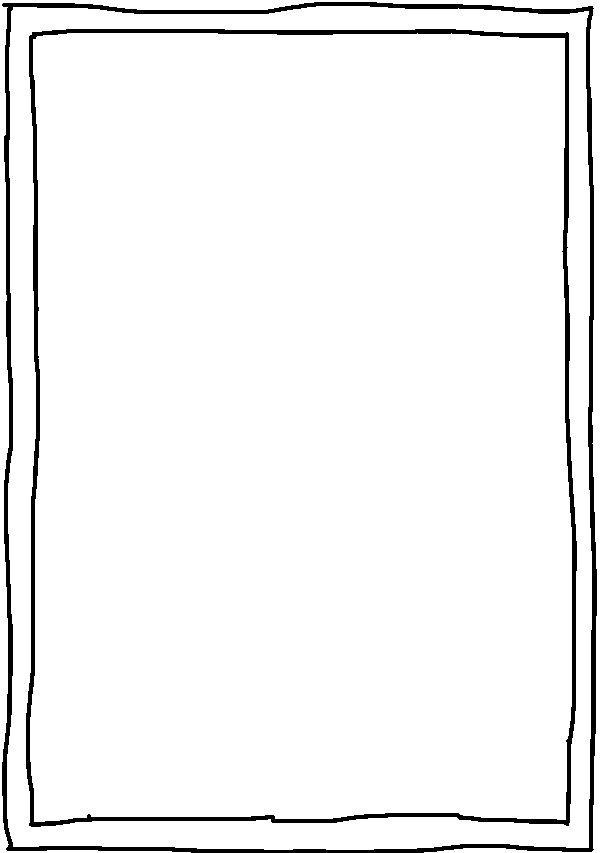
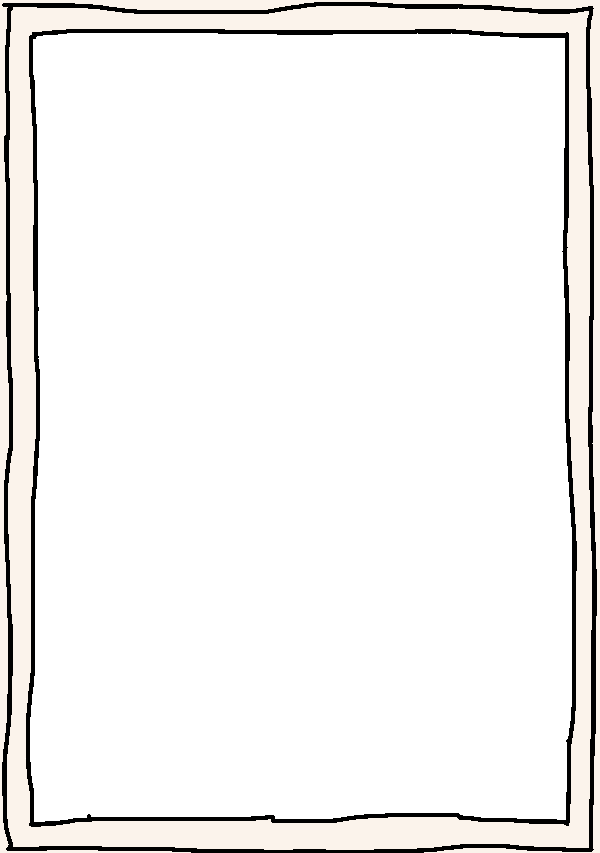
Comparing the layer stacks of the two 600 × 853 images. Changes:
renamed "Layer 1" to "frame-a", painted on it over (x1=0, y1=0, x2=600, y2=853)
removed layer "Layer 6" over (x1=1, y1=3, x2=596, y2=853)
added layer "bg-a" above "Layer 3" over (x1=0, y1=0, x2=600, y2=853)